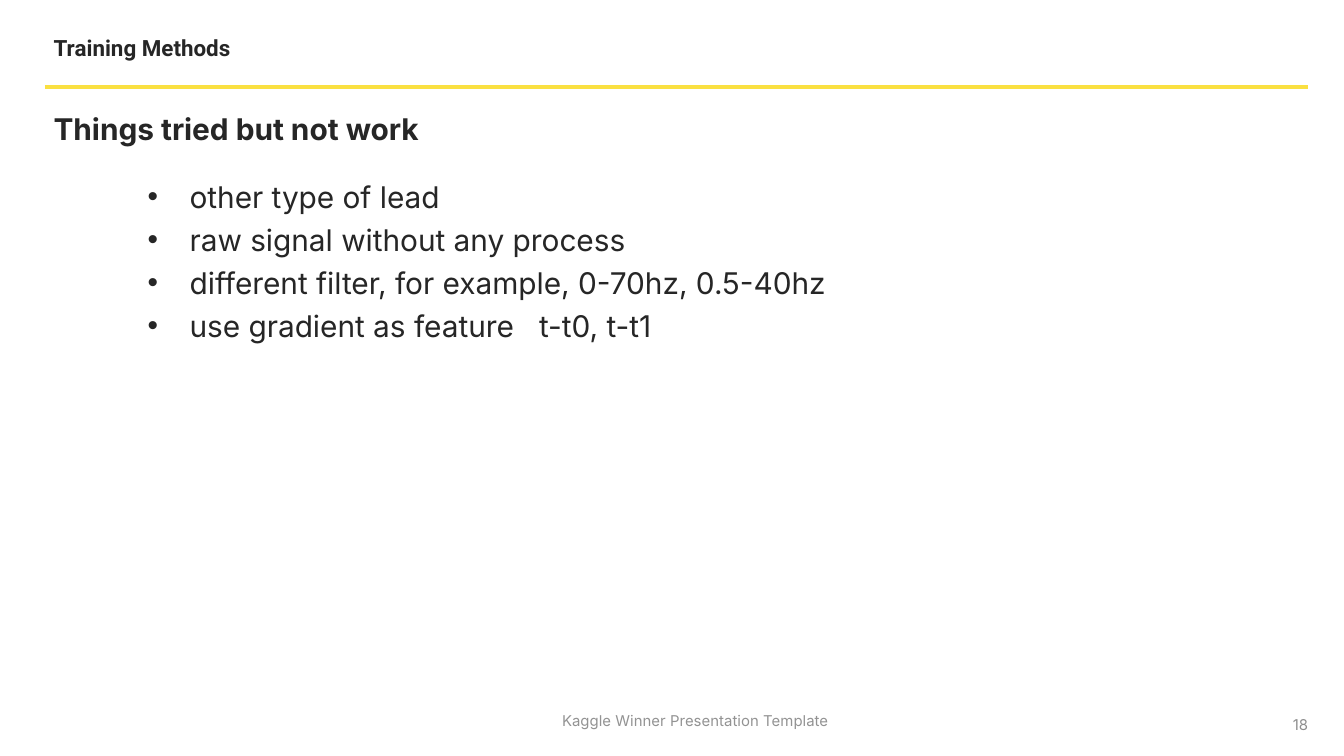
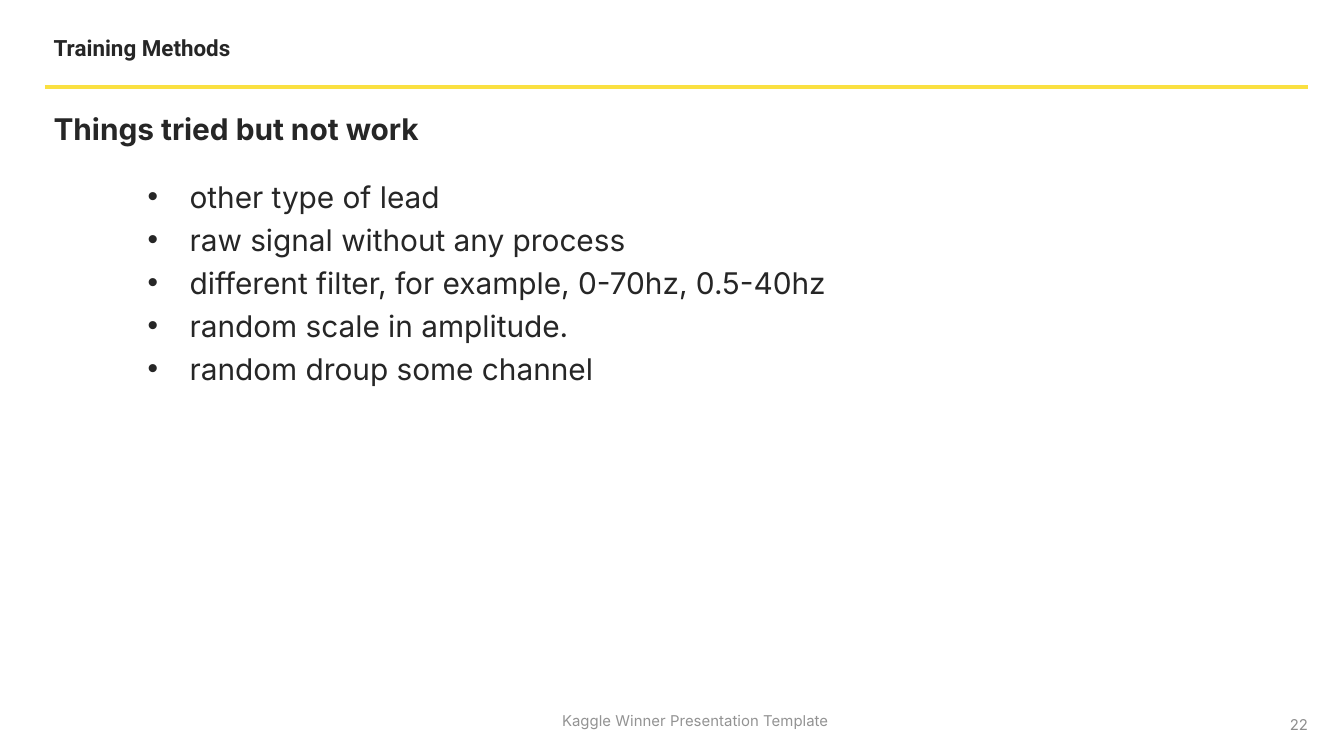
Before and after one commit to 610265158/HMS-eeg-comp, a slide deck: slide 22 of Kaggle Winner Call Template.pptx (slide 18 before the commit). Drawn at 1344x756 pixels with LibreOffice and Linux fonts; fonts in the diff are those of the drawing; background and template pictures are left out. Boxes give left, top, right and bottom in pixels: in the first picture for what was removed or moved away, otherwise in the second. Text is boxed around its words. In the diff, an @@ line names an element or a change of style, - is before the commit and + after.

```diff
--- a/Kaggle Winner Call Template.pptx
+++ b/Kaggle Winner Call Template.pptx
@@ text at (190, 314, 593, 386): text changed @@
-• use gradient as feature t-t0, t-t1
+• random scale in amplitude.
+• random droup some channel
@@ page number at (1290, 719, 1308, 730): text changed @@
-18
+22
```
Also in this commit, not shown: 10 other slides changed, 7 slides added, 3 slides removed.
